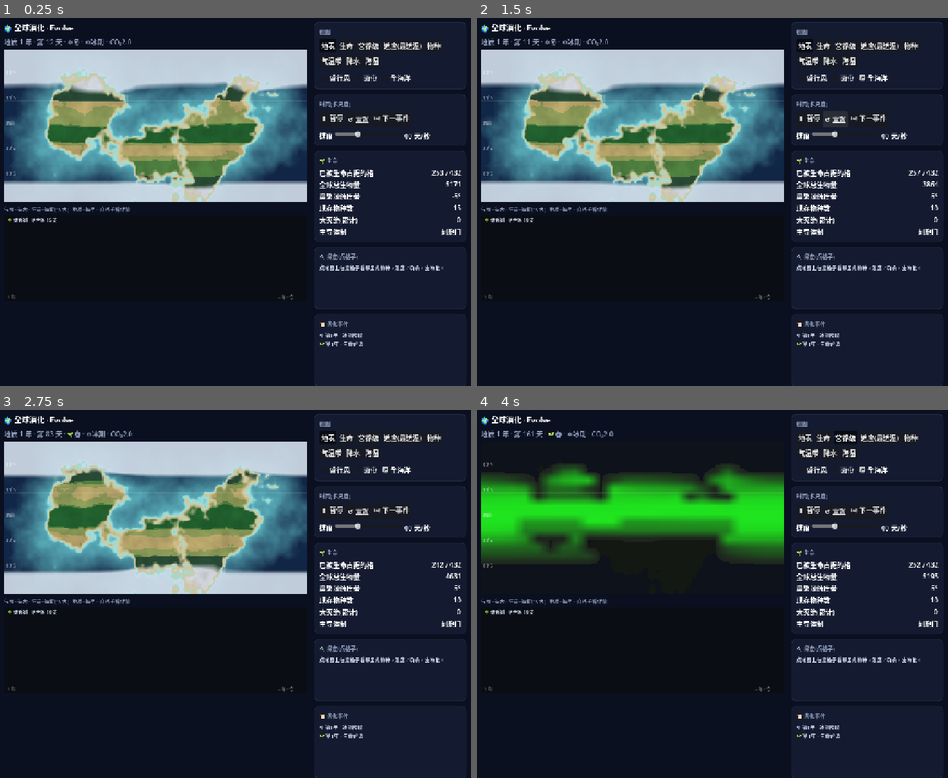
Above: before the commit, frames 1-4 (two rows, left to right).
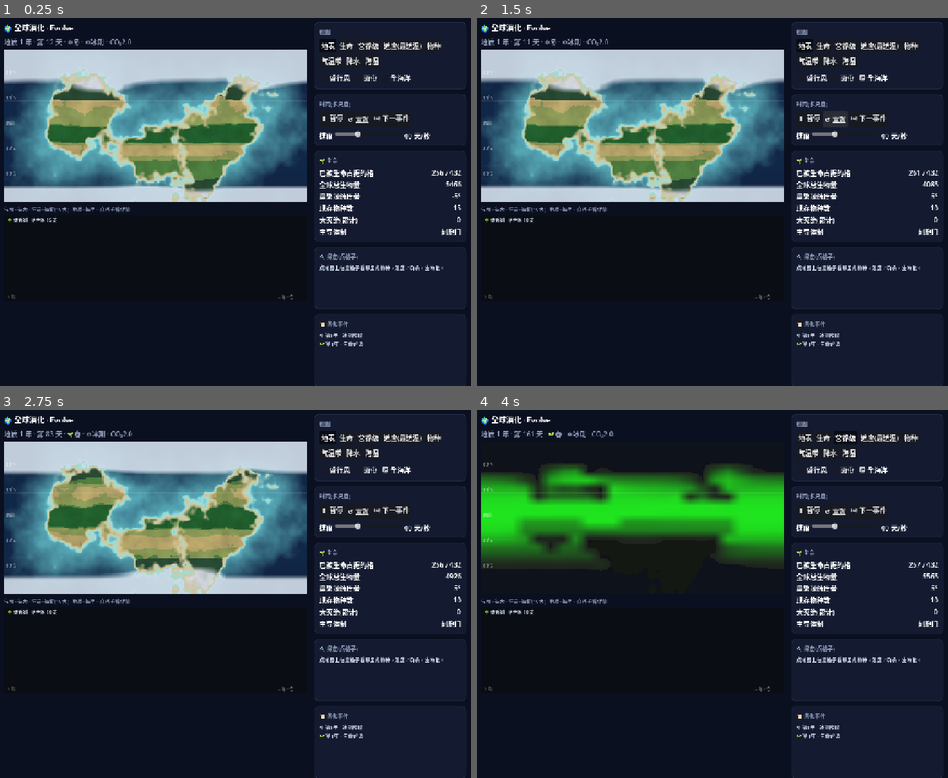
Above: after the commit, the same moments.

Repository: Mass404/survival-model
Game: Godot game, scene res://Main.tscn
The game is run twice, just before and just after one commit, with the same random seed, the same clock (stepped at 60 frames per second) and the same inputs.
Inputs:
- Up to frame 1 (0.25 s): no input
- Up to frame 2 (1.5 s): click "全海洋" at 0.5 s; click "↺ 重置" at 1.25 s
- Up to frame 3 (2.75 s): click "地表" at 2 s
- Up to frame 4 (4 s): click "生命" at 2.75 s; click "营养级" at 3.5 s

The runs differ from the first frame. In frame 1, 2.5% of the frame differs, in the area x 0-98%, y 16-50%; in frame 2, 2.6%; in frame 3, 2.2%; in frame 4, 1.2%.

Commit message:
feat: 气候强迫搬运—天体撞击 + 米兰科维奇(从 world.html;#7+#8)
- 撞击: 确定性周期撞击(IMPACT_T=23 质数避共振)→撞击冬天(impactWinter
  全球均匀骤冷,接 Teff,逐年衰减) + 气化注碳(从岩石库,守恒)。
  extinctionCause 加'☄撞击冬天'成因。
- 米兰科维奇: 轨道慢周期(MILANK_T=45)调制冰期峰值幅度→冰期有强弱节律。
- 新增 climcheck.gd 验证。
- 验证: 撞击每23年触发撞击冬天15°+守恒注碳(碳漂移6e-11);
  米兰冰期峰值在12.4~21.3起伏被调制; validate回归健全,
  大灭绝成因谱系丰富(冰期/撞击冬天/暖室/缺氧)。

Co-Authored-By: Claude Opus 4.8 <noreply@anthropic.com>

Diff:
--- /dev/null
+++ b/godot/climcheck.gd
@@ -0,0 +1,47 @@
+extends SceneTree
+# 气候强迫 headless 验证: godot --headless --path godot --script res://climcheck.gd
+# 验证 撞击(周期脉冲→撞击冬天骤冷+注碳,守恒) + 米兰科维奇(冰期峰值被轨道慢周期调制)
+const Sim = preload("res://sim/World.gd")
+
+func _initialize() -> void:
+	var w = Sim.new()
+	w.spinUp()
+	var c0: float = w.globalCO2 + w.ocnC + w.fosC + w.rockC
+	var day := 0
+	var cool := []          # 每年 climCool(纯冰期,不含撞击)
+	var impacts := []       # 撞击年记录
+	for step in 80 * Sim.YEAR:
+		w.stepDay(day % Sim.YEAR)
+		if day % 10 == 0: w.stepLife(10.0)
+		if day % Sim.YEAR == 0:
+			w.stepGeo()
+			cool.append(w.climCool)
+			if w.geoT % Sim.IMPACT_T == 0:
+				impacts.append({"y": w.geoT, "iw": w.impactWinter, "co2": w.globalCO2})
+		day += 1
+	var c1: float = w.globalCO2 + w.ocnC + w.fosC + w.rockC
+	print("=== 气候强迫(撞击 + 米兰科维奇)验证 ===")
+	print("撞击事件(每 %d 年一次):" % Sim.IMPACT_T)
+	for im in impacts:
+		print("  第%3d年: 撞击冬天降温 %.1f°,  注碳后大气CO2 %.2f" % [im["y"], im["iw"], im["co2"]])
+	var impactOK: bool = impacts.size() > 0 and impacts.all(func(im): return im["iw"] > 6.0)
+	# 米兰:冰期峰值序列(climCool 局部极大),看幅度是否被慢周期调制
+	var peaks := []
+	for t in range(1, cool.size() - 1):
+		if cool[t] > cool[t-1] and cool[t] >= cool[t+1] and cool[t] > 6.0:
+			peaks.append(cool[t])
+	var pstr := ""
+	for p in peaks: pstr += "%.1f " % p
+	print("冰期峰值序列(climCool 局部极大): ", pstr)
+	var pmin: float = peaks.min() if peaks.size() > 0 else 0.0
+	var pmax: float = peaks.max() if peaks.size() > 0 else 0.0
+	var milankOK: bool = peaks.size() >= 2 and (pmax - pmin) > 2.0
+	var impactExt := 0
+	for e in w.massExt:
+		if str(e["cause"]).find("撞击") >= 0: impactExt += 1
+	var cdrift: float = absf(c1 - c0)
+	print("撞击成因大灭绝: %d 次" % impactExt)
+	print("碳守恒(撞击注碳来自岩石库): 漂移 ", cdrift, "  ", "✅" if cdrift < 1e-4 else "❌")
+	print("撞击脉冲: %s" % ("✅ 每次都触发撞击冬天" if impactOK else "❌ 有撞击没触发"))
+	print("米兰调制: %s (峰值 %.1f ~ %.1f)" % ["✅ 冰期强弱有节律" if milankOK else "❌ 峰值无变化", pmin, pmax])
+	quit(0 if (impactOK and milankOK and cdrift < 1e-4) else 1)
--- a/godot/sim/World.gd
+++ b/godot/sim/World.gd
@@ -120,6 +120,14 @@
 var climCool := 0.0
 const ICE_AMP := 22.0
 const ICE_PERIOD := 14
+# —— 天体撞击 + 米兰科维奇(从 world.html;确定性周期撞击骤冷+注碳;轨道慢周期调制冰期强弱)——
+var impactWinter := 0.0      # 撞击冬天降温(尘埃遮日,全球均匀;脉冲后逐年衰减)
+const IMPACT_T := 23         # 撞击周期(质数,与冰期14/暗色岩省40错相,避共振)
+const IMPACT_WINTER := 15.0  # 单次撞击冬天降温幅度
+const IMPACT_CO2 := 2.5      # 撞击气化注碳(岩石/地幔库→大气,守恒)
+const impactDecay := 0.5     # 撞击冬天逐年衰减(尘埃沉降,几年回落)
+const MILANK_T := 45         # 米兰科维奇轨道周期(比冰期长~3倍)
+const milankDepth := 0.45    # 轨道调制深度(冰期幅度在 1-depth~1 间起伏)
 
 # 冰川性海平面:全球冰量当存量(随冷积/随暖融)↔海洋体积,守恒(水在冰↔洋)。冰多→海退→陆扩
 var geo = null            # Geo 注入:为 null 时海平面静态(不重算海陆)
@@ -329,7 +337,7 @@
 
 # ---------- 生命层 ----------
 func Teff(j: int, i: int) -> float:
-	return T[j * NLon + i] + cGhouse * (globalCO2 - CO2ref) - climCool * pow(abs(_LAT[j]) / 90.0, 1.3) * 2.0
+	return T[j * NLon + i] + cGhouse * (globalCO2 - CO2ref) - climCool * pow(abs(_LAT[j]) / 90.0, 1.3) * 2.0 - impactWinter
 func updateHab() -> void:
 	for j in NLat:
 		var jb := j * NLon
@@ -468,6 +476,7 @@
 
 # ---------- 物种 / 谱系 / 大灭绝 ----------
 func extinctionCause() -> String:
+	if impactWinter > 6.0: return "☄撞击冬天"
 	if globalCO2 > CO2ref * 2.0: return "🌋暖室·海洋酸化"
 	if climCool > 12.0: return "❄️大冰期"
 	if climCool > 6.0: return "❄️冰期降温"
@@ -629,7 +638,13 @@
 
 func stepGeo() -> void:
 	geoT += 1
-	climCool = ICE_AMP * clampf(sin(2.0 * PI * geoT / ICE_PERIOD), 0.0, 1.0)
+	var milank := 1.0 - milankDepth * (0.5 + 0.5 * sin(2.0 * PI * geoT / MILANK_T))   # 米兰科维奇:轨道慢周期调制冰期强弱
+	climCool = ICE_AMP * milank * clampf(sin(2.0 * PI * geoT / ICE_PERIOD), 0.0, 1.0)
+	impactWinter = maxf(0.0, impactWinter * (1.0 - impactDecay))                       # 撞击冬天逐年衰减(尘埃沉降)
+	if geoT % IMPACT_T == 0:                                                           # 确定性周期撞击
+		impactWinter += IMPACT_WINTER
+		var ic: float = minf(rockC, IMPACT_CO2); rockC -= ic; globalCO2 += ic          # 撞击气化注碳(岩石/地幔→大气,守恒)
+		_push_event("☄", "天体撞击 · 撞击冬天 + 注碳脉冲")
 	if geo != null:
 		var erupt: int = geo.tectonics()        # 火山抬升/侵蚀改高程
 		if erupt > 0:                            # 喷发注碳(岩石/地幔→大气,守恒)
@@ -677,7 +692,7 @@
 	Sym = gridF(0.0); Seg = gridF(0.0); Limb = gridF(0.0); Axis = gridF(0.0)
 	phylo = []; nextSp = 1; extEMA = 1.0; massExt = []
 	events = []; _seen_life = false; _in_ice = false; _in_warm = false
-	MOC = 1.0; geoT = 0; climCool = 0.0; globalCO2 = 2.0
+	MOC = 1.0; geoT = 0; climCool = 0.0; globalCO2 = 2.0; impactWinter = 0.0
 	iceVol = 0.0; refIce = -1.0; seaOffset = 0.0
 	ocnC = 2.0; fosC = 0.0; rockC = 10000.0; globalO2 = 0.0; globalRed = 4.0; atmN2 = 1000.0; availN = 2.0
 	disE = PackedFloat64Array(); disE.resize(SZ * NE)
